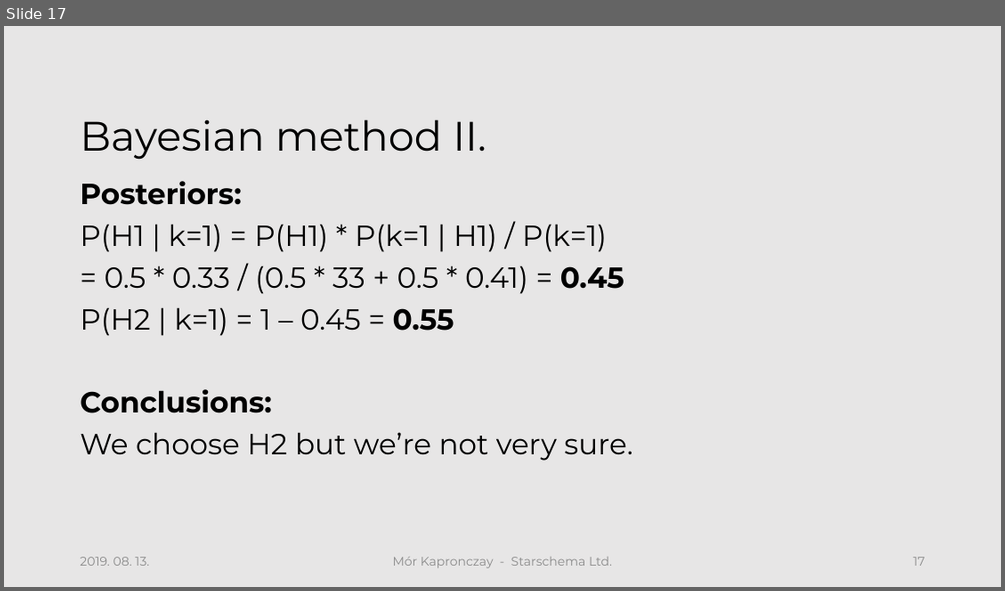
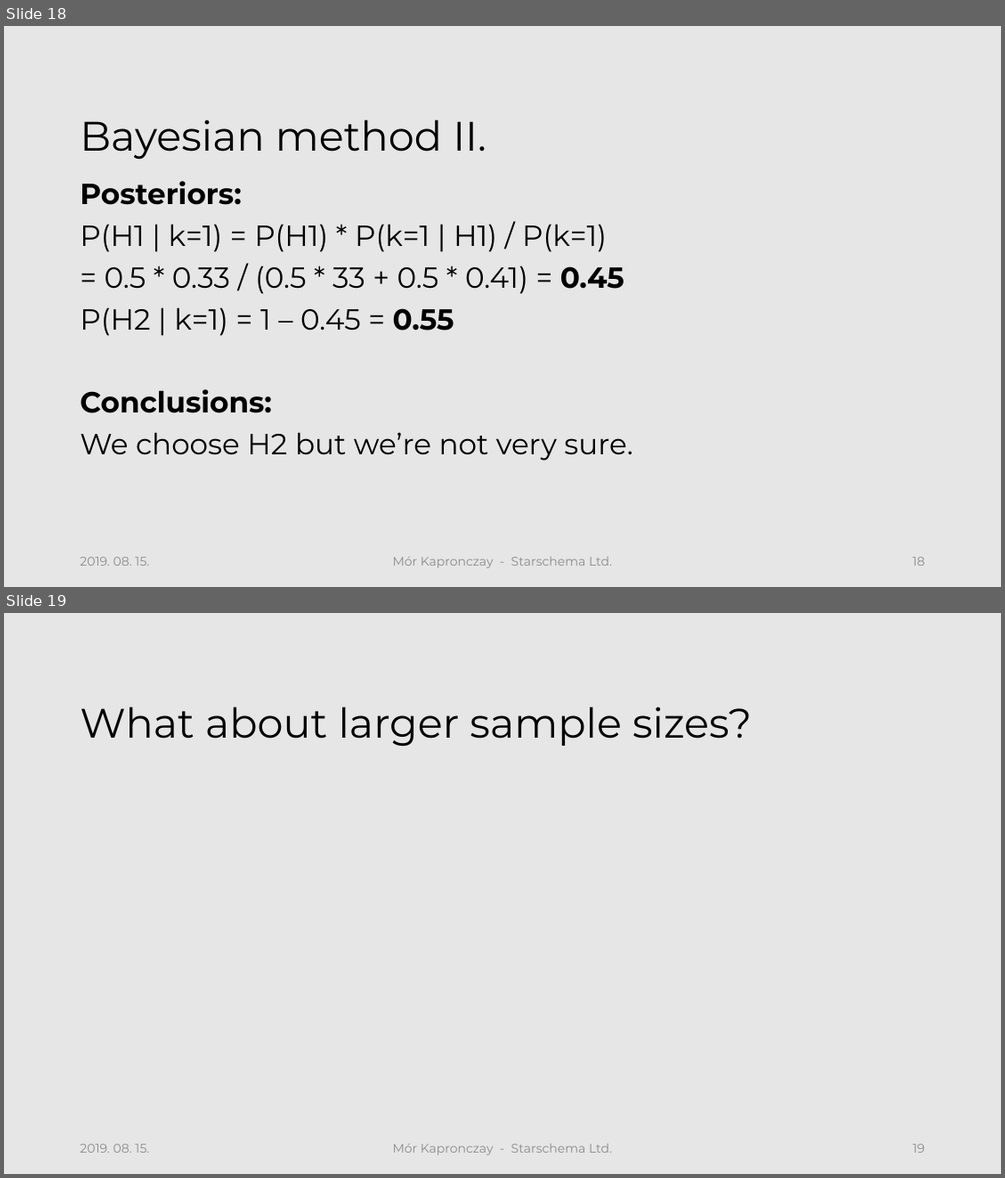
Before and after one commit to morkapronczay/cec2019, a slide deck: presentations/CEC2019-KM-Sess1.pptx. Shown one above the other, each under a label of ours: slide 17 before the commit, slides 18 and 19 after it. The pictures are 1005x591 and 1005x1178 pixels, drawn with LibreOffice and Linux fonts; fonts in the diff are those of the drawing; background and template pictures are left out. Boxes give left, top, right and bottom in pixels: in the first picture for what was removed or moved away, otherwise in the second. Text is boxed around its words. In the diff, an @@ line names an element or a change of style, - is before the commit and + after.

```diff
--- a/presentations/CEC2019-KM-Sess1.pptx
+++ b/presentations/CEC2019-KM-Sess1.pptx
@@ slide 19 added at (4,613,1001,1174), background #E7E6E6 @@
@@ title added at (80,706,752,746), 39.6 pt, text #000000 @@
+What about larger sample sizes?
@@ text added at (80,1143,149,1152), 12 pt, text #8C8C8C @@
+2019. 08. 15.
@@ text added at (393,1143,612,1155), 12 pt, text #8C8C8C @@
+Mór Kapronczay - Starschema Ltd.
@@ page number added at (913,1143,925,1152), 12 pt, text #8C8C8C @@
+1. 19
@@ what was slide 17 is now slide 18 @@
@@ slide 18 changed as well @@
@@ text at (80,556,149,565): text changed @@
-2019. 08. 13.
+2019. 08. 15.
@@ page number at (913,556,925,565): text changed @@
-1. 17
+1. 18
```
Also in this commit, not shown: 16 other slides changed, 1 other slide added, 14 other files.
